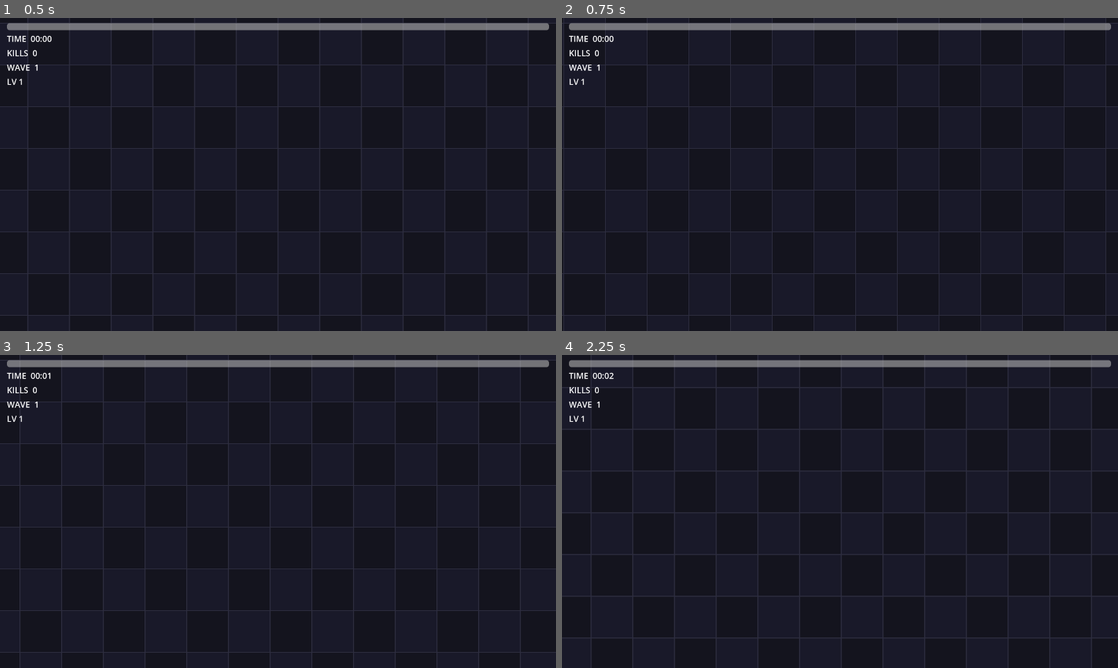
Above: before the commit, frames 1-4 (two rows, left to right).
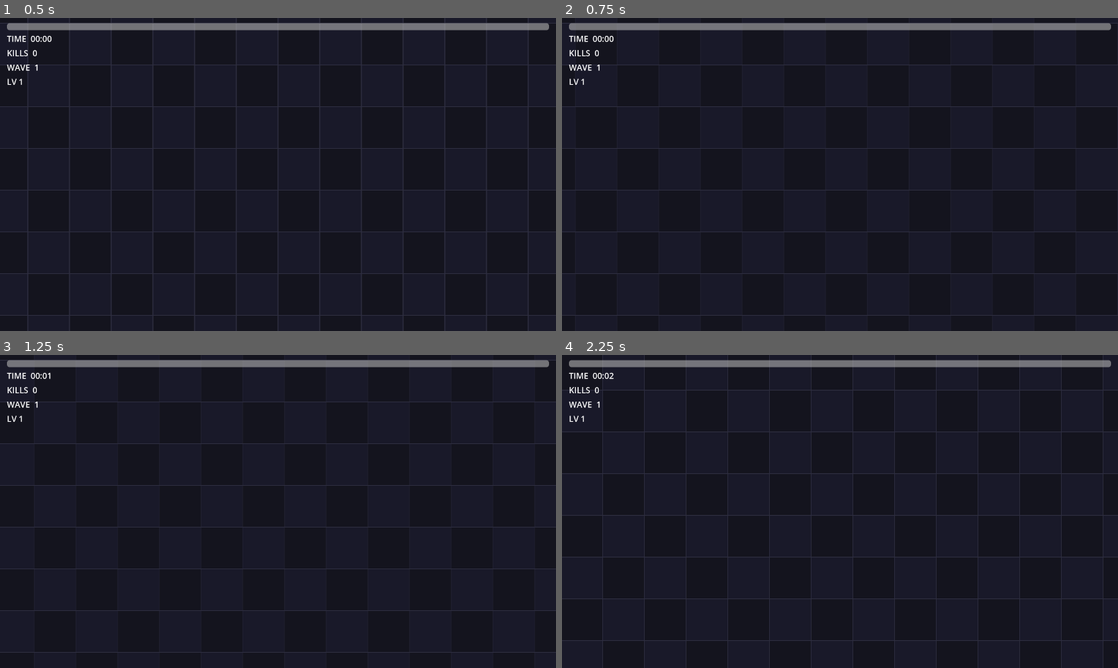
Above: after the commit, the same moments.

Repository: Hwari2929/ERRANTES
Game: Godot game, scene res://main.tscn
Two runs of this game, one before a commit and one after it. Both use one fixed random seed, a clock stepped at 60 frames per second and the inputs below.
Inputs:
- Up to frame 1 (0.5 s): no input
- Up to frame 2 (0.75 s): tap Enter at 0.5 s; hold Right (ui_right) from 0.53 s (still down)
- Up to frame 3 (1.25 s): keep holding Right (ui_right)
- Up to frame 4 (2.25 s): release Right (ui_right) at 1.28 s; hold Down (ui_down) 1.28-2.03 s; tap Space at 2 s; hold Right (ui_right) from 2.03 s (still down)

Frame 1 is identical in both runs. In frame 2, 0.8% of the frame differs, in the area x 0-98%, y 0-100%; in frame 3, 0.8%; in frame 4, 3.1%, in the area x 0-100%, y 0-100%.

Commit message:
Add: upgrade picker, tank enemy, damage numbers, contact damage, camera smoothing

Diff:
--- /dev/null
+++ b/damage_number.gd
@@ -0,0 +1,18 @@
+extends Label
+# 데미지 숫자 팝업 — 생성 후 위로 뜨다 사라짐
+
+func _ready() -> void:
+	theme_override_font_sizes["font_size"] = 18
+	theme_override_colors["font_color"] = Color(1.0, 0.85, 0.2, 1.0)
+	z_index = 10
+	var tw := create_tween()
+	tw.set_parallel(true)
+	tw.tween_property(self, "position:y", position.y - 40.0, 0.8)
+	tw.tween_property(self, "modulate:a", 0.0, 0.8).set_delay(0.3)
+	tw.chain().tween_callback(queue_free)
+
+static func spawn(parent: Node, pos: Vector2, amount: float) -> void:
+	var lbl := preload("res://damage_number.tscn").instantiate()
+	lbl.text = str(int(amount))
+	lbl.position = pos + Vector2(randf_range(-12, 12), -24)
+	parent.add_child(lbl)
--- /dev/null
+++ b/damage_number.tscn
@@ -0,0 +1,7 @@
+[gd_scene load_steps=2 format=3]
+
+[ext_resource type="Script" path="res://damage_number.gd" id="1_dn"]
+
+[node name="DamageNumber" type="Label"]
+script = ExtResource("1_dn")
+text = "0"
--- a/enemy.gd
+++ b/enemy.gd
@@ -26,22 +26,38 @@
 	var player: CharacterBody2D = get_tree().get_first_node_in_group("player") as CharacterBody2D
 	if not player:
 		return
-	var dir := (player.global_position - global_position).normalized()
+	var dir: Vector2 = (player.global_position - global_position).normalized()
 	velocity = dir * speed
 	move_and_slide()
-	if sprite_exists():
+	if has_node("Sprite2D"):
 		$Sprite2D.flip_h = dir.x < 0
-
-func sprite_exists() -> bool:
-	return has_node("Sprite2D")
 
 func take_damage(amount: float) -> void:
 	if _dead:
 		return
 	current_health -= amount
 	health_bar.value = current_health
+	# 데미지 숫자 팝업
+	var dn_scene: PackedScene = load("res://damage_number.tscn")
+	if dn_scene:
+		var dn: Node = dn_scene.instantiate()
+		dn.get_script().call("spawn", get_parent(), global_position, amount) if false else _spawn_dmg(amount)
 	if current_health <= 0.0:
 		_die()
+
+func _spawn_dmg(amount: float) -> void:
+	var lbl := Label.new()
+	lbl.text = str(int(amount))
+	lbl.position = global_position + Vector2(randf_range(-12, 12), -28)
+	lbl.z_index = 10
+	lbl.theme_override_font_sizes["font_size"] = 18
+	lbl.theme_override_colors["font_color"] = Color(1.0, 0.9, 0.2, 1.0)
+	get_parent().add_child(lbl)
+	var tw: Tween = lbl.create_tween()
+	tw.set_parallel(true)
+	tw.tween_property(lbl, "position:y", lbl.position.y - 38.0, 0.75)
+	tw.tween_property(lbl, "modulate:a", 0.0, 0.75).set_delay(0.25)
+	tw.chain().tween_callback(lbl.queue_free)
 
 func _die() -> void:
 	if _dead:
--- /dev/null
+++ b/enemy_tank.gd
@@ -0,0 +1,12 @@
+extends "res://enemy.gd"
+# 느리고 체력 많은 탱커
+
+func _ready() -> void:
+	max_health = 120.0
+	speed = 45.0
+	damage = 25
+	xp_reward = 30
+	super._ready()
+	$Sprite2D.modulate = Color(0.6, 0.2, 1.0, 1.0)  # 보라색
+	# 크기 키우기
+	scale = Vector2(1.6, 1.6)
--- /dev/null
+++ b/enemy_tank.tscn
@@ -0,0 +1,24 @@
+[gd_scene load_steps=3 format=3]
+
+[ext_resource type="Script" path="res://enemy_tank.gd" id="1_et"]
+
+[sub_resource type="RectangleShape2D" id="Rect_1"]
+size = Vector2(28, 28)
+
+[node name="EnemyTank" type="CharacterBody2D"]
+collision_layer = 2
+collision_mask = 5
+script = ExtResource("1_et")
+
+[node name="Sprite2D" type="Sprite2D" parent="."]
+modulate = Color(0.6, 0.2, 1.0, 1.0)
+
+[node name="CollisionShape2D" type="CollisionShape2D" parent="."]
+shape = SubResource("Rect_1")
+
+[node name="HealthBar" type="ProgressBar" parent="."]
+offset_top = -22.0
+offset_right = 32.0
+offset_bottom = -12.0
+show_percentage = false
+value = 100.0
--- a/main.gd
+++ b/main.gd
@@ -3,9 +3,13 @@
 @onready var player: CharacterBody2D = $Player
 @onready var wave_manager: Node = $WaveManager
 @onready var ui: CanvasLayer = $UI
+@onready var upgrade_menu: CanvasLayer = $UpgradeMenu
 @onready var camera: Camera2D = $Camera2D
 
 var _game_over: bool = false
+# 적 접촉 데미지 쿨다운 (적별로 추적)
+var _enemy_hit_cooldown: Dictionary = {}
+const CONTACT_DAMAGE_INTERVAL := 0.8
 
 func _ready() -> void:
 	# Player 시그널
@@ -18,26 +22,48 @@
 	wave_manager.survival_time_changed.connect(ui.update_timer)
 	wave_manager.wave_changed.connect(_on_wave_changed)
 
+	# 업그레이드 메뉴
+	upgrade_menu.upgrade_chosen.connect(_on_upgrade_chosen)
+
 	# UI restart
 	ui.restart_pressed.connect(_on_restart)
 
-	# Weapon 투사체 씬 주입
+	# 씬 주입
 	var weapon: Node = player.get_node_or_null("Weapon")
 	if weapon:
 		weapon.projectile_scene = load("res://projectile.tscn")
 
-	# WaveManager에 enemy 씬 주입
 	wave_manager.enemy_scene = load("res://enemy.tscn")
 	wave_manager.fast_enemy_scene = load("res://enemy_fast.tscn")
+	wave_manager.tank_enemy_scene = load("res://enemy_tank.tscn")
 
-	# 카메라 그룹 등록 (wave_manager 스폰 위치 계산용)
 	camera.add_to_group("main_camera")
-
 	wave_manager.start_waves()
 
-func _process(_delta: float) -> void:
-	if not _game_over and is_instance_valid(player):
-		camera.global_position = player.global_position
+func _process(delta: float) -> void:
+	if _game_over:
+		return
+	if is_instance_valid(player):
+		camera.global_position = camera.global_position.lerp(player.global_position, 8.0 * delta)
+	_check_contact_damage(delta)
+
+func _check_contact_damage(delta: float) -> void:
+	if not is_instance_valid(player):
+		return
+	var enemies: Array = get_tree().get_nodes_in_group("enemy")
+	for e in enemies:
+		if not is_instance_valid(e):
+			continue
+		var dist: float = player.global_position.distance_to(e.global_position)
+		if dist < 28.0:
+			var uid: int = e.get_instance_id()
+			_enemy_hit_cooldown[uid] = _enemy_hit_cooldown.get(uid, 0.0) - delta
+			if _enemy_hit_cooldown.get(uid, 0.0) <= 0.0:
+				_enemy_hit_cooldown[uid] = CONTACT_DAMAGE_INTERVAL
+				if e.has_method("damage"):
+					player.take_damage(e.damage)
+				else:
+					player.take_damage(10)
 
 func _on_player_died() -> void:
 	if _game_over:
@@ -48,9 +74,14 @@
 
 func _on_level_up(new_level: int) -> void:
 	ui.show_level_up(new_level)
+	upgrade_menu.show_menu()
+
+func _on_upgrade_chosen(upgrade_id: String) -> void:
+	player.apply_upgrade(upgrade_id)
 
 func _on_wave_changed(wave: int) -> void:
 	ui.update_wave(wave)
 
 func _on_restart() -> void:
+	_enemy_hit_cooldown.clear()
 	get_tree().reload_current_scene()
--- a/main.tscn
+++ b/main.tscn
@@ -1,10 +1,11 @@
-[gd_scene load_steps=6 format=3]
+[gd_scene load_steps=7 format=3]
 
 [ext_resource type="Script" path="res://main.gd" id="1_main"]
 [ext_resource type="PackedScene" path="res://player.tscn" id="2_player"]
 [ext_resource type="PackedScene" path="res://wave_manager.tscn" id="3_wave"]
 [ext_resource type="PackedScene" path="res://ui.tscn" id="4_ui"]
 [ext_resource type="Script" path="res://background.gd" id="5_bg"]
+[ext_resource type="PackedScene" path="res://upgrade_menu.tscn" id="6_um"]
 
 [node name="Main" type="Node2D"]
 script = ExtResource("1_main")
@@ -19,6 +20,8 @@
 
 [node name="UI" parent="." instance=ExtResource("4_ui")]
 
+[node name="UpgradeMenu" parent="." instance=ExtResource("6_um")]
+
 [node name="Camera2D" type="Camera2D" parent="."]
 position = Vector2(640, 360)
 zoom = Vector2(1.5, 1.5)
--- a/player.gd
+++ b/player.gd
@@ -24,7 +24,7 @@
 	hp_changed.emit(current_hp, max_hp)
 
 func _physics_process(_delta: float) -> void:
-	var dir := Input.get_vector("ui_left", "ui_right", "ui_up", "ui_down")
+	var dir: Vector2 = Input.get_vector("ui_left", "ui_right", "ui_up", "ui_down")
 	velocity = dir * speed
 	move_and_slide()
 
@@ -38,7 +38,7 @@
 		queue_free()
 		return
 	invincible = true
-	sprite.modulate.a = 0.5
+	sprite.modulate.a = 0.4
 	inv_timer.start()
 
 func add_xp(amount: int) -> void:
@@ -51,11 +51,36 @@
 func _level_up() -> void:
 	level += 1
 	xp_to_next_level = int(xp_to_next_level * 1.5)
-	max_hp += 10
-	current_hp = max_hp
-	speed += 10.0
 	level_uped.emit(level)
+
+func heal(amount: int) -> void:
+	current_hp = mini(current_hp + amount, max_hp)
 	hp_changed.emit(current_hp, max_hp)
+
+# 업그레이드 적용
+func apply_upgrade(upgrade_id: String) -> void:
+	match upgrade_id:
+		"speed":
+			speed *= 1.20
+		"max_hp":
+			max_hp += 25
+			heal(25)
+		"damage":
+			var w: Node = get_node_or_null("Weapon")
+			if w:
+				w.damage *= 1.30
+		"fire_rate":
+			var w: Node = get_node_or_null("Weapon")
+			if w:
+				var ft: Timer = w.get_node_or_null("FireTimer")
+				if ft:
+					ft.wait_time = maxf(0.15, ft.wait_time * 0.75)
+		"pierce":
+			var w: Node = get_node_or_null("Weapon")
+			if w and w.has_method("add_pierce"):
+				w.add_pierce(1)
+		"hp_regen":
+			heal(15)
 
 func _on_inv_timeout() -> void:
 	invincible = false
--- /dev/null
+++ b/upgrade_menu.gd
@@ -0,0 +1,46 @@
+extends CanvasLayer
+
+signal upgrade_chosen(upgrade_id: String)
+
+@onready var vbox: VBoxContainer = $Panel/VBox
+@onready var title_label: Label = $Panel/VBox/Title
+
+const UPGRADES := [
+	{"id": "speed",     "label": "⚡ Speed +20%",      "desc": "Move faster"},
+	{"id": "max_hp",    "label": "❤️  Max HP +25",       "desc": "Gain max HP and heal"},
+	{"id": "damage",    "label": "🗡️  Damage +30%",      "desc": "Projectile damage up"},
+	{"id": "fire_rate", "label": "🔥 Fire Rate +25%",   "desc": "Shoot more often"},
+	{"id": "pierce",    "label": "🎯 Pierce +1",         "desc": "Projectiles pass through"},
+	{"id": "hp_regen",  "label": "💚 HP Regen",          "desc": "Restore 15 HP now"},
+]
+
+func _ready() -> void:
+	visible = false
+
+func show_menu() -> void:
+	# 기존 버튼 제거 (Title만 남김)
+	for child in vbox.get_children():
+		if child != title_label:
+			child.queue_free()
+
+	# 3개 랜덤 선택
+	var pool: Array = UPGRADES.duplicate()
+	pool.shuffle()
+	var picks: Array = pool.slice(0, 3)
+
+	for up in picks:
+		var btn := Button.new()
+		btn.text = "%s\n%s" % [up["label"], up["desc"]]
+		btn.custom_minimum_size = Vector2(360, 64)
+		btn.theme_override_font_sizes = {"font_size": 18}
+		var uid: String = up["id"]
+		btn.pressed.connect(func(): _pick(uid))
+		vbox.add_child(btn)
+
+	visible = true
+	get_tree().paused = true
+
+func _pick(upgrade_id: String) -> void:
+	get_tree().paused = false
+	visible = false
+	upgrade_chosen.emit(upgrade_id)
--- /dev/null
+++ b/upgrade_menu.tscn
@@ -0,0 +1,34 @@
+[gd_scene load_steps=2 format=3]
+
+[ext_resource type="Script" path="res://upgrade_menu.gd" id="1_um"]
+
+[node name="UpgradeMenu" type="CanvasLayer"]
+layer = 10
+script = ExtResource("1_um")
+
+[node name="Panel" type="Panel" parent="."]
+anchors_preset = 8
+anchor_left = 0.5
+anchor_top = 0.5
+anchor_right = 0.5
+anchor_bottom = 0.5
+offset_left = -220.0
+offset_top = -200.0
+offset_right = 220.0
+offset_bottom = 200.0
+
+[node name="VBox" type="VBoxContainer" parent="Panel"]
+anchors_preset = 15
+anchor_right = 1.0
+anchor_bottom = 1.0
+theme_override_constants/separation = 14
+offset_left = 16.0
+offset_top = 12.0
+offset_right = -16.0
+offset_bottom = -12.0
+
+[node name="Title" type="Label" parent="Panel/VBox"]
+text = "— LEVEL UP —  Choose an upgrade"
+horizontal_alignment = 1
+theme_override_font_sizes/font_size = 22
+theme_override_colors/font_color = Color(1.0, 0.85, 0.2, 1.0)
--- a/wave_manager.gd
+++ b/wave_manager.gd
@@ -6,9 +6,10 @@
 
 @export var enemy_scene: PackedScene
 @export var fast_enemy_scene: PackedScene
+@export var tank_enemy_scene: PackedScene
 @export var spawn_margin: float = 180.0
 @export var base_interval: float = 1.6
-@export var min_interval: float = 0.25
+@export var min_interval: float = 0.22
 
 @onready var spawn_timer: Timer = $SpawnTimer
 
@@ -16,6 +17,9 @@
 var kill_count: int = 0
 var survival_time: float = 0.0
 var _active: bool = false
+
+func _ready() -> void:
+	spawn_timer.timeout.connect(_do_spawn)
 
 func _process(delta: float) -> void:
 	if not _active:
@@ -37,25 +41,22 @@
 	_active = false
 	spawn_timer.stop()
 
-func _on_SpawnTimer_timeout() -> void:
-	_do_spawn()
-
-# Godot 4: Timer.timeout 연결은 _ready에서
-func _ready() -> void:
-	spawn_timer.timeout.connect(_do_spawn)
-
 func _do_spawn() -> void:
 	if not enemy_scene:
 		return
-	var count: int = mini(1 + current_wave / 2, 5)
+	var count: int = mini(1 + current_wave / 2, 6)
 	for i in count:
 		_spawn_one()
 
 func _spawn_one() -> void:
-	# 웨이브 3 이후 10% 확률로 빠른 적 스폰
+	var roll: float = randf()
 	var scene: PackedScene = enemy_scene
-	if fast_enemy_scene and current_wave >= 3 and randf() < 0.15:
+	# 웨이브 3+: 15% 빠른 적
+	if fast_enemy_scene and current_wave >= 3 and roll < 0.15:
 		scene = fast_enemy_scene
+	# 웨이브 5+: 8% 탱커
+	elif tank_enemy_scene and current_wave >= 5 and roll < 0.23:
+		scene = tank_enemy_scene
 
 	var e: Node2D = scene.instantiate()
 	get_parent().add_child(e)
@@ -71,14 +72,13 @@
 		player.add_xp(8 + current_wave * 2)
 
 func _edge_pos() -> Vector2:
-	# 플레이어 기준 화면 밖 랜덤 위치
-	var cam: Camera2D = get_tree().get_first_node_in_group("main_camera")
-	var center: Vector2 = Vector2(640, 360)
+	var cam: Camera2D = get_tree().get_first_node_in_group("main_camera") as Camera2D
+	var center: Vector2 = Vector2(640.0, 360.0)
 	if cam:
 		center = cam.global_position
 	var m: float = spawn_margin
 	match randi() % 4:
-		0: return center + Vector2(randf_range(-500, 500), -m - randf_range(0, 100))
-		1: return center + Vector2(m + randf_range(0, 100), randf_range(-400, 400))
-		2: return center + Vector2(randf_range(-500, 500), m + randf_range(0, 100))
-		_: return center + Vector2(-m - randf_range(0, 100), randf_range(-400, 400))
+		0: return center + Vector2(randf_range(-500.0, 500.0), -m - randf_range(0.0, 80.0))
+		1: return center + Vector2(m + randf_range(0.0, 80.0), randf_range(-380.0, 380.0))
+		2: return center + Vector2(randf_range(-500.0, 500.0), m + randf_range(0.0, 80.0))
+		_: return center + Vector2(-m - randf_range(0.0, 80.0), randf_range(-380.0, 380.0))
--- a/weapon.gd
+++ b/weapon.gd
@@ -2,6 +2,7 @@
 
 @export var damage: float = 15.0
 @export var projectile_speed: float = 450.0
+@export var projectile_pierce: int = 1
 @export var projectile_scene: PackedScene
 
 @onready var fire_timer: Timer = $FireTimer
@@ -9,19 +10,22 @@
 func _ready() -> void:
 	fire_timer.timeout.connect(_on_fire)
 
+func add_pierce(amount: int) -> void:
+	projectile_pierce += amount
+
 func _on_fire() -> void:
-	var target := _nearest_enemy()
+	var target: Node2D = _nearest_enemy()
 	if not target:
 		return
-	var dir := (target.global_position - global_position).normalized()
+	var dir: Vector2 = (target.global_position - global_position).normalized()
 	_spawn(dir)
 
 func _nearest_enemy() -> Node2D:
-	var enemies := get_tree().get_nodes_in_group("enemy")
+	var enemies: Array = get_tree().get_nodes_in_group("enemy")
 	var best: Node2D = null
-	var best_dist := INF
+	var best_dist: float = INF
 	for e in enemies:
-		var d := global_position.distance_to(e.global_position)
+		var d: float = global_position.distance_to(e.global_position)
 		if d < best_dist:
 			best_dist = d
 			best = e
@@ -30,9 +34,10 @@
 func _spawn(dir: Vector2) -> void:
 	if not projectile_scene:
 		return
-	var p = projectile_scene.instantiate()
+	var p: Node = projectile_scene.instantiate()
 	p.global_position = global_position
 	p.direction = dir
 	p.speed = projectile_speed
 	p.damage = damage
+	p.pierce = projectile_pierce
 	get_tree().get_root().get_child(0).add_child(p)
